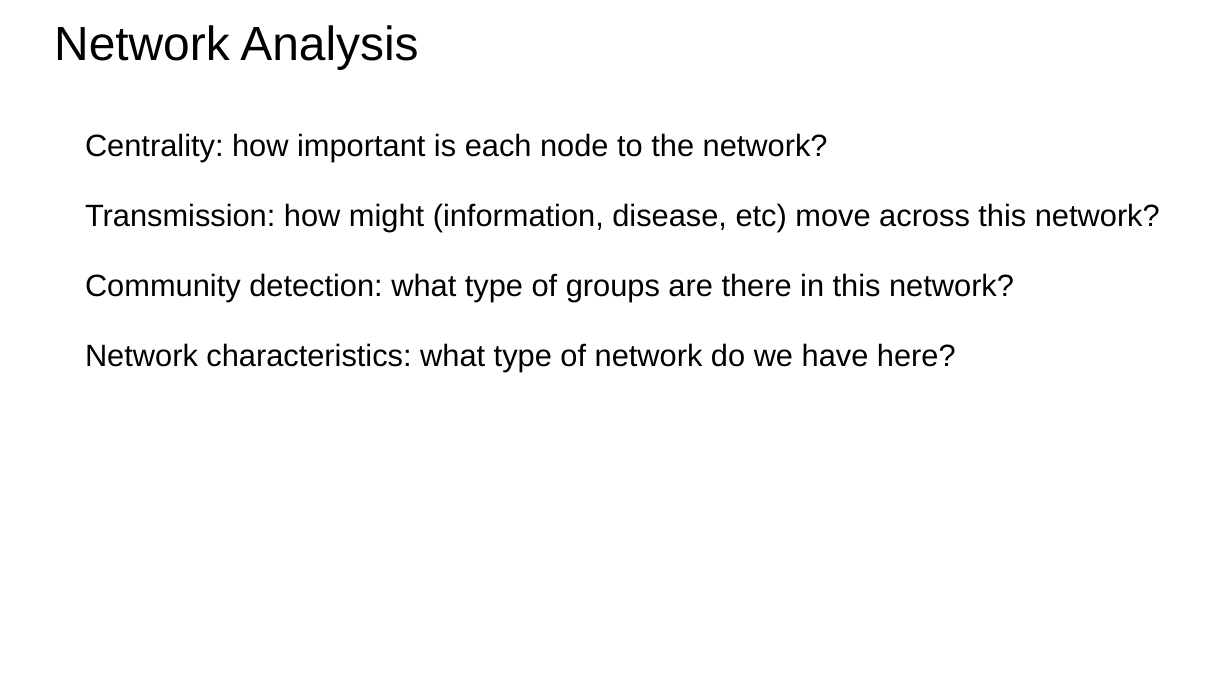
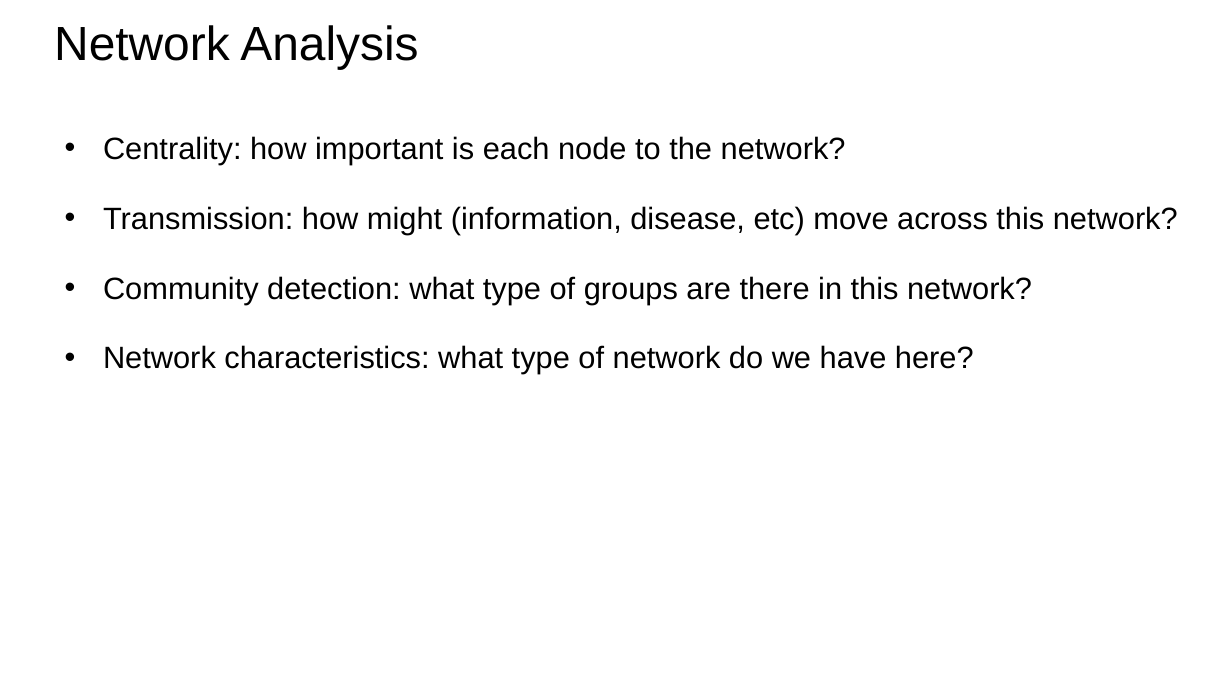
Before and after one commit to bodacea/datascienceforbeginners, a slide deck: slide 23 of Session 09 Learning Relationships.ppt (slide 22 before the commit). Drawn at 1232x693 pixels with LibreOffice and Linux fonts; fonts in the diff are those of the drawing. Boxes give left, top, right and bottom in pixels: in the first picture for what was removed or moved away, otherwise in the second. Text is boxed around its words. In the diff, an @@ line names an element or a change of style, - is before the commit and + after.

```diff
--- a/Session 09 Learning Relationships.ppt
+++ b/Session 09 Learning Relationships.ppt
@@ text "Centrality: how important is each ...": place and size @@
-text "Centrality: how important is each ..." at box(85, 133, 1160, 371)
+text "Centrality: how important is each ..." at box(103, 136, 1178, 374)
@@ text "Centrality: how important is each ..." at box(103, 136, 1178, 374): bullet none to • @@
```
Also in this commit, not shown: 12 other slides changed, 2 slides added, 1 slide removed.
